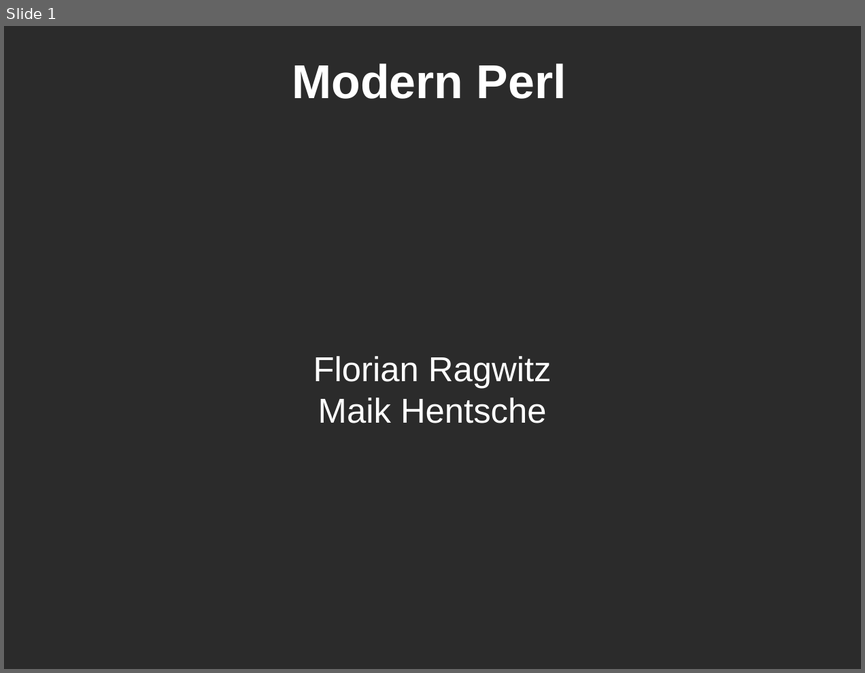
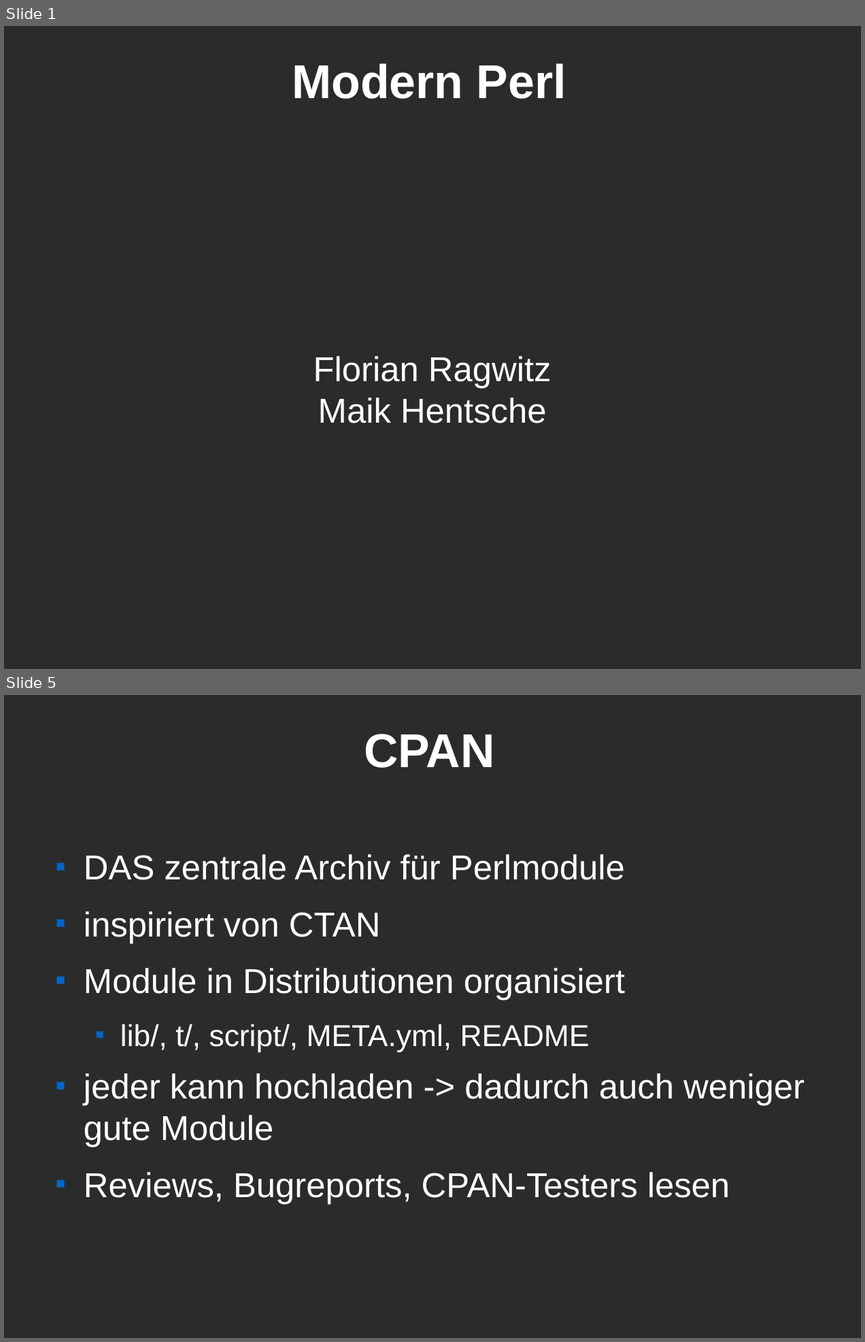
Before and after one commit to Caldrin/Vortrag_CLT, a slide deck: Modern Perl.odp. Shown one above the other, each under a label of ours: slide 1 before the commit, slides 1 and 5 after it; the slides between them are not shown. The pictures are 865x673 and 865x1342 pixels, drawn with LibreOffice and Linux fonts; fonts in the diff are those of the drawing; background and template pictures are left out; a plain dark background stands for a picture behind light text. Boxes give left, top, right and bottom in pixels: in the first picture for what was removed or moved away, otherwise in the second. Text is boxed around its words. In the diff, an @@ line names an element or a change of style, - is before the commit and + after.

```diff
--- a/Modern Perl.odp
+++ b/Modern Perl.odp
@@ slide 5 added at (4,695,861,1338), background picture (left out) @@
@@ title added at (364,734,495,768), 44 pt, text #FFFFFF, bold @@
+CPAN
@@ text added at (84,854,804,1204), 32 pt, text #FFFFFF @@
+■ DAS zentrale Archiv für Perlmodule
+■ inspiriert von CTAN
+■ Module in Distributionen organisiert
+  ■ lib/, t/, script/, META.yml, README
+■ jeder kann hochladen -> dadurch auch weniger gute Module
+■ Reviews, Bugreports, CPAN-Testers lesen
```
Also in this commit, not shown: 3 other slides added, 3 slides removed, 2 other files.
